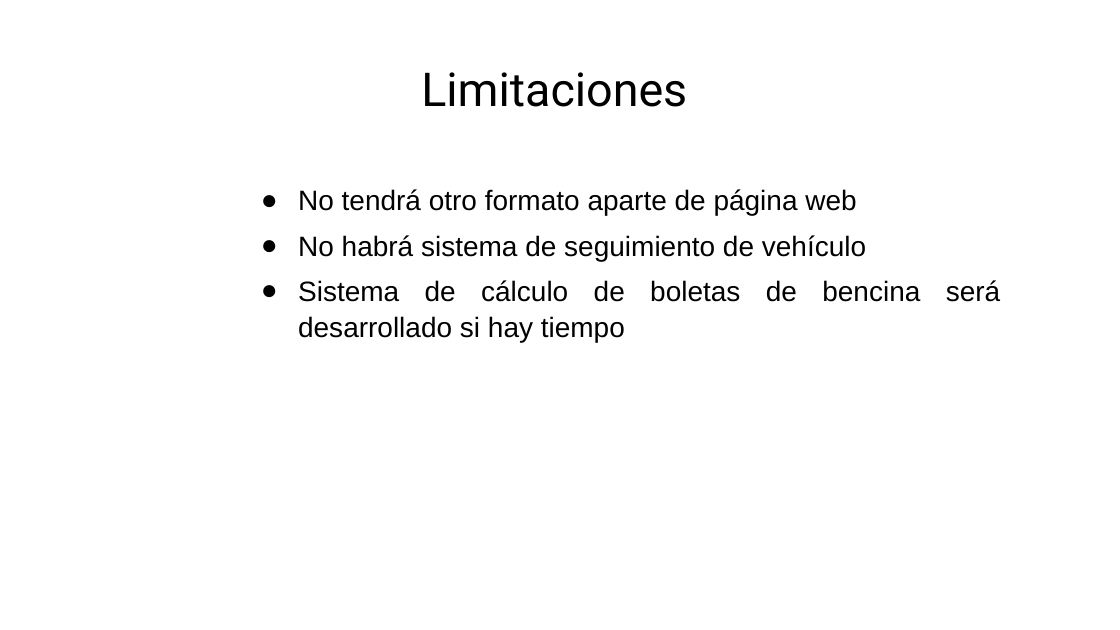
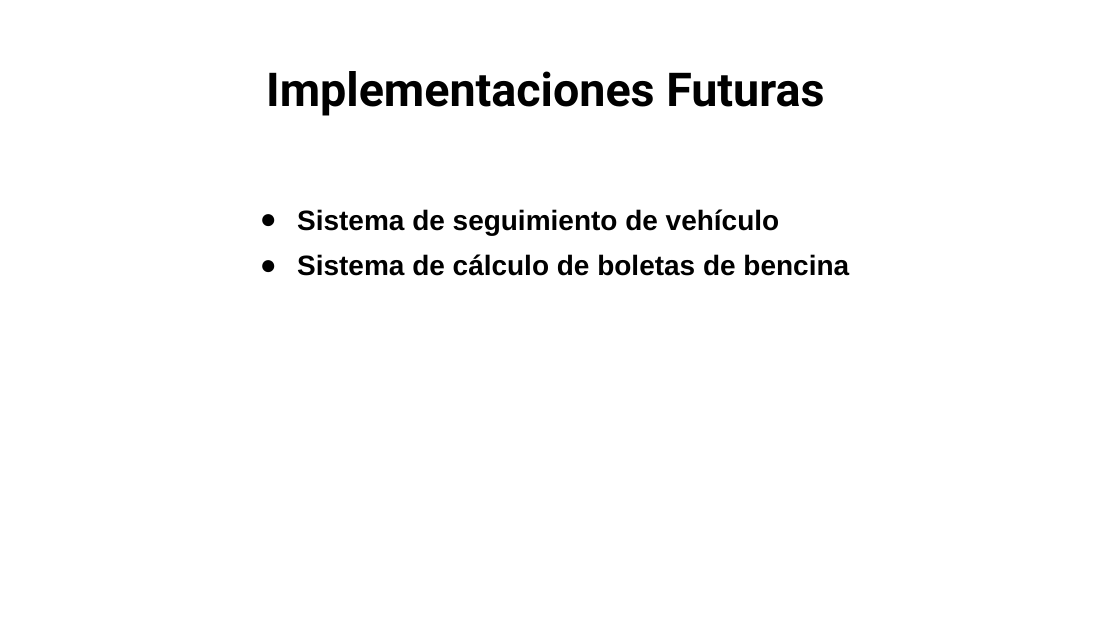
Before and after one commit to Ikvillaseca/capstoneADI, a slide deck: slide 5 of Fase 3/Evidencias Grupales/Presentación Final del proyecto (Español).pptx (slide 4 before the commit). Drawn at 1120x630 pixels with LibreOffice and Linux fonts; fonts in the diff are those of the drawing; background and template pictures are left out. Boxes give left, top, right and bottom in pixels: in the first picture for what was removed or moved away, otherwise in the second. Text is boxed around its words. In the diff, an @@ line names an element or a change of style, - is before the commit and + after.

Commit message:
presentacion final

```diff
--- a/Fase 3/Evidencias Grupales/Presentación Final del proyecto (Español).pptx
+++ b/Fase 3/Evidencias Grupales/Presentación Final del proyecto (Español).pptx
@@ title added at [266, 71, 824, 116], 40 pt, text #000000, bold @@
+Implementaciones Futuras
@@ title removed at [421, 72, 687, 107] @@
-Limitaciones
@@ text at [297, 209, 849, 276]: text changed; bold on @@
-● No tendrá otro formato aparte de página web
-● No habrá sistema de seguimiento de vehículo
-● Sistema de cálculo de boletas de bencina será desarrollado si hay tiempo
+● Sistema de seguimiento de vehículo
+● Sistema de cálculo de boletas de bencina
```
Also in this commit, not shown: 19 other slides changed, 15 slides added, 4 slides removed.
